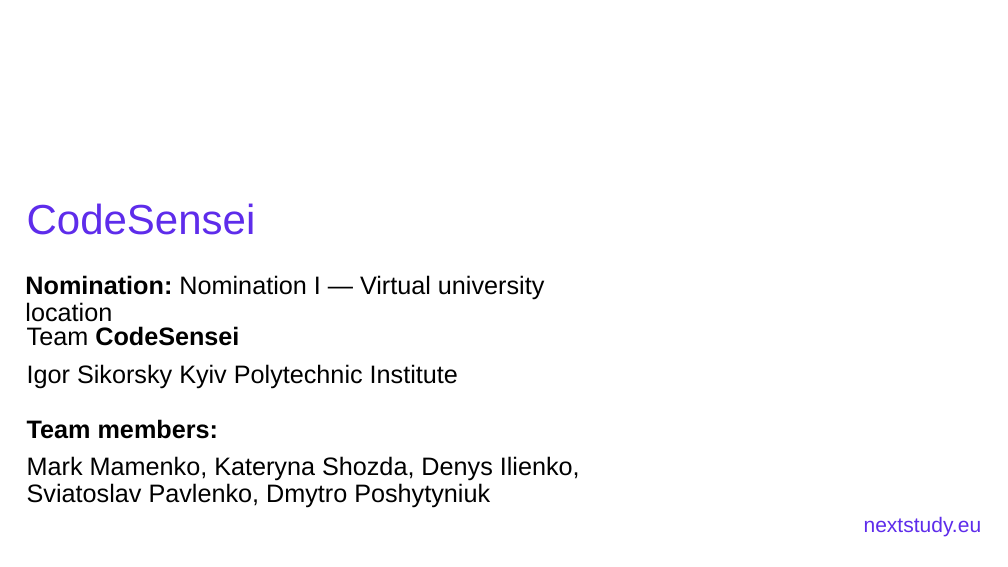
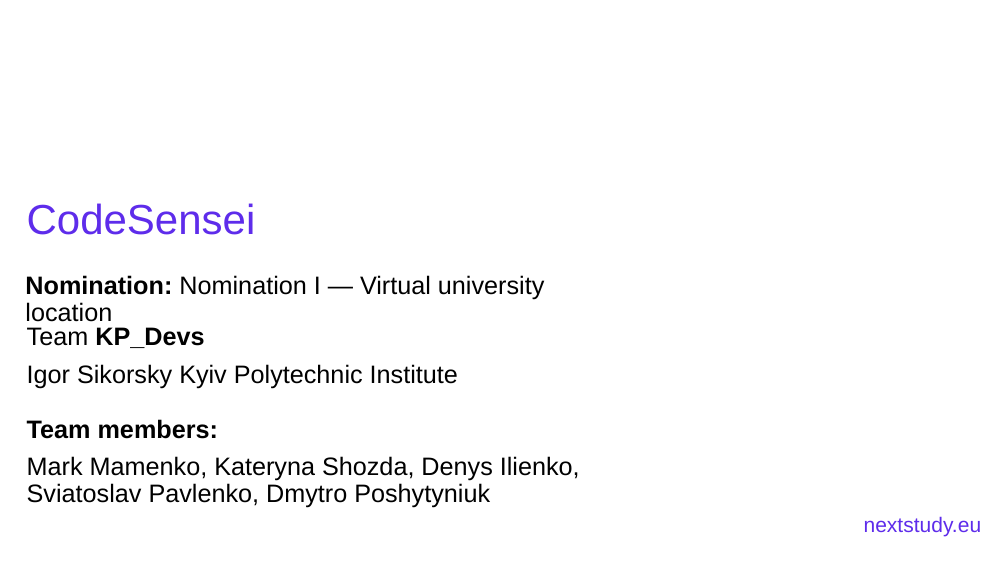
Before and after one commit to mamenkomarkus-creator/CodeSensei, a slide deck: slide 1 of presentation-materials/CodeSensei-NEXT-presentation.pptx. Drawn at 1008x567 pixels with LibreOffice and Linux fonts; fonts in the diff are those of the drawing; background and template pictures are left out. Boxes give left, top, right and bottom in pixels: in the first picture for what was removed or moved away, otherwise in the second. Text is boxed around its words. In the diff, an @@ line names an element or a change of style, - is before the commit and + after.

Commit message:
Name the CodeSensei team KP_Devs on the contest pages and slides.

```diff
--- a/presentation-materials/CodeSensei-NEXT-presentation.pptx
+++ b/presentation-materials/CodeSensei-NEXT-presentation.pptx
@@ text at (27,327,204,348): text changed @@
-Team CodeSensei
+Team KP_Devs
```
Also in this commit, not shown: 5 other files.
